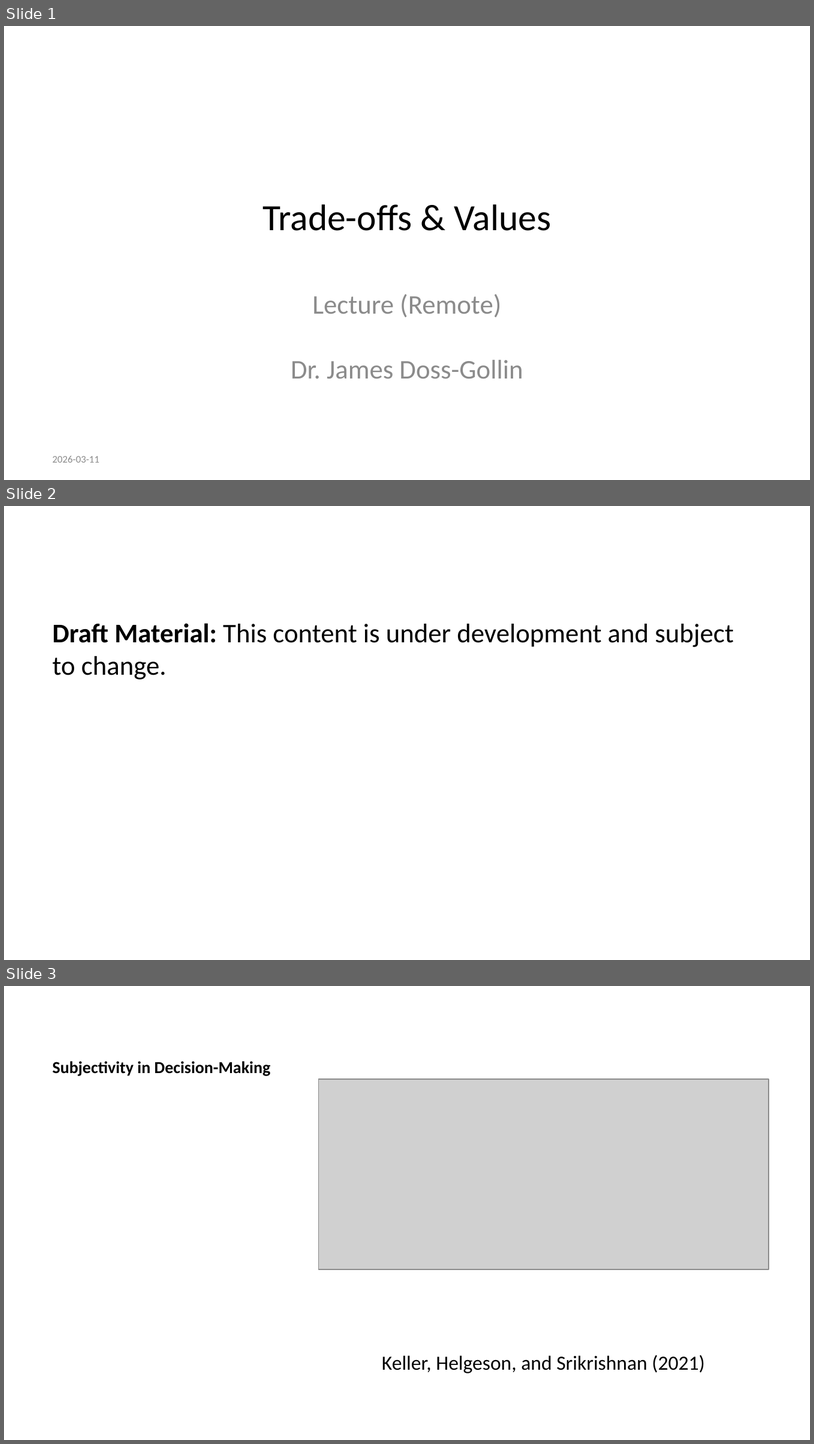
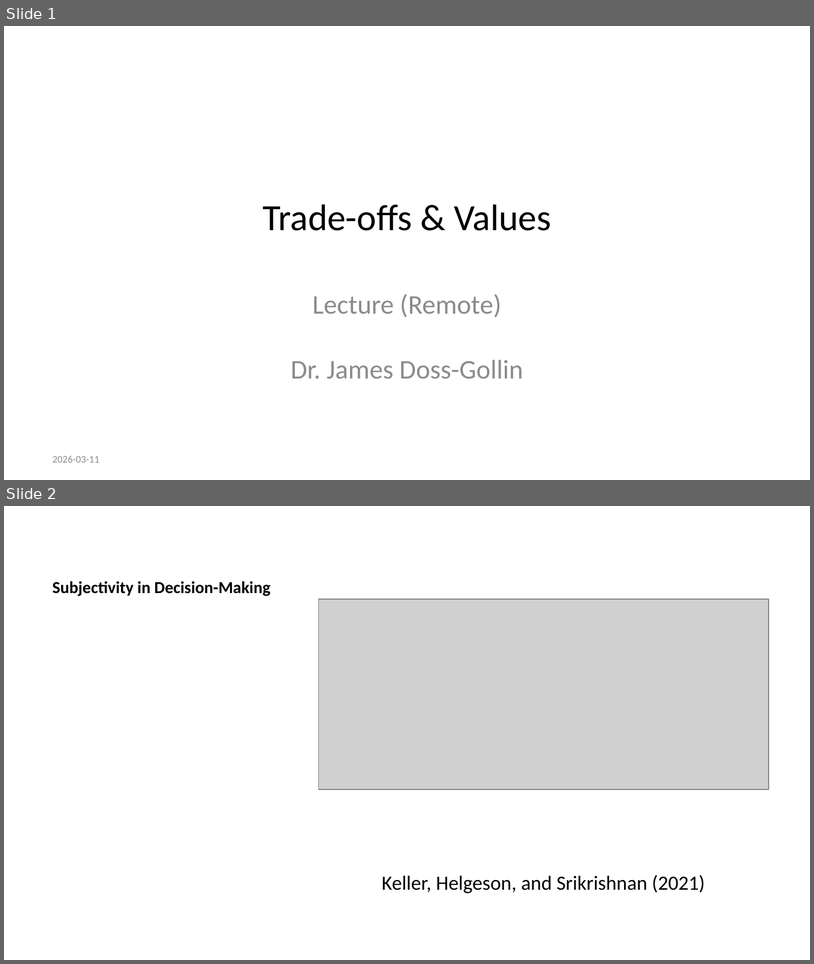
Before and after one commit to CEVE-421-521/ceve-421-521.github.io, a slide deck: lectures/week-09/index.pptx. Shown one above the other, each under a label of ours: slides 1, 2 and 3 before the commit, slides 1 and 2 after it. The pictures are 814x1444 and 814x964 pixels, drawn with LibreOffice and Linux fonts; fonts in the diff are those of the drawing; grey boxes stand for pictures. Boxes give left, top, right and bottom in pixels: in the first picture for what was removed or moved away, otherwise in the second. Text is boxed around its words. In the diff, an @@ line names an element or a change of style, - is before the commit and + after.

```diff
--- a/lectures/week-09/index.pptx
+++ b/lectures/week-09/index.pptx
@@ slide 2 removed at bbox=[4, 506, 810, 960], background #FFFFFF @@
@@ text removed at bbox=[53, 623, 734, 679] @@
-Draft Material: This content is under development and subject to change.
@@ what was slide 3 is now slide 2 @@
```
Also in this commit, not shown: 52 other files.
